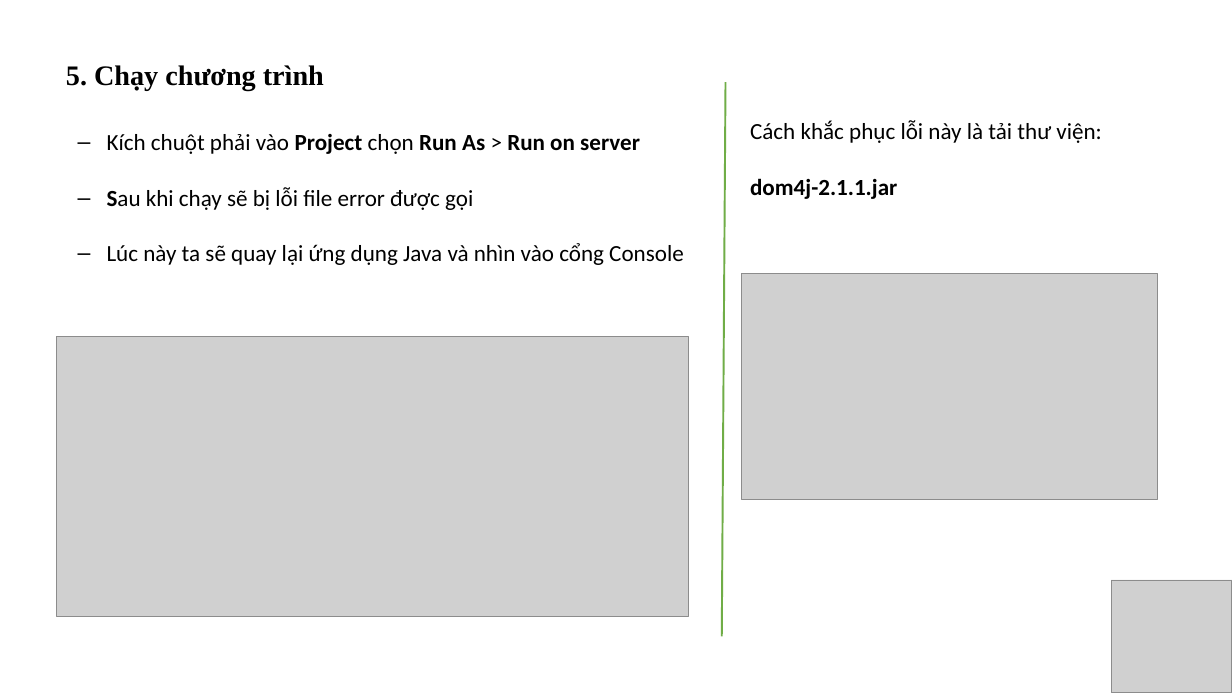
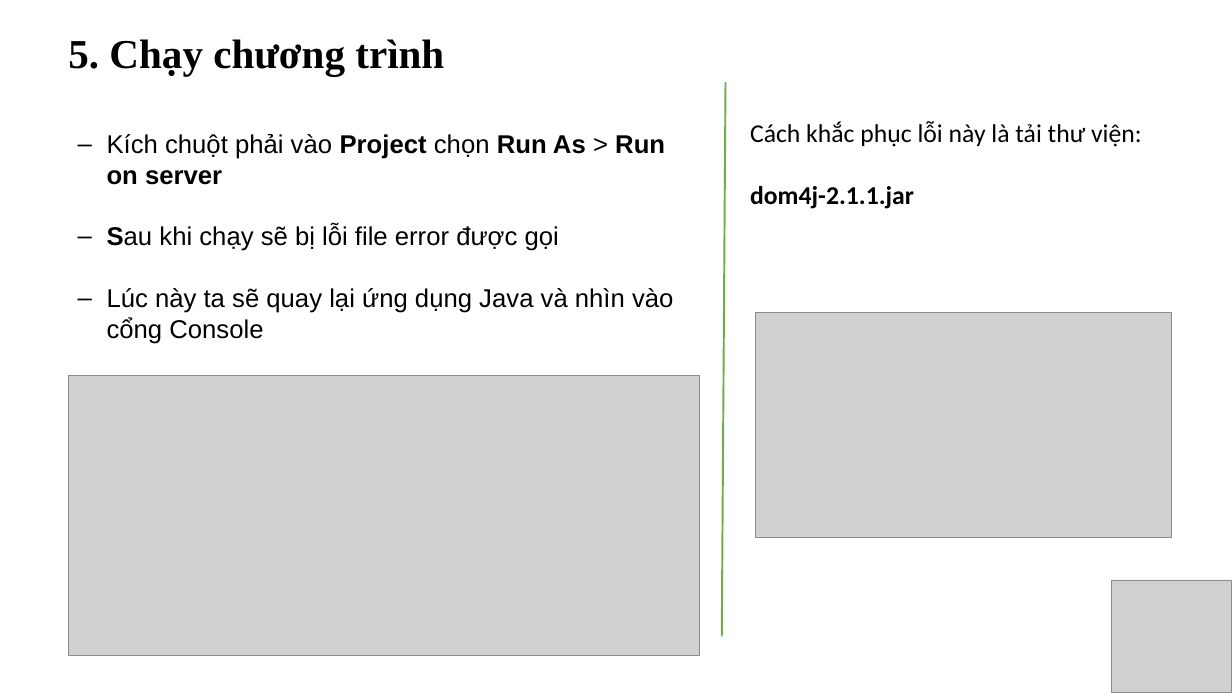
Before and after one commit to Dia2001/jsp-servlet-hibernate-mysql-curd, a slide deck: slide 16 of docs/Hibernate.pptx. Drawn at 1232x693 pixels with LibreOffice and Linux fonts; fonts in the diff are those of the drawing; grey boxes stand for pictures. Boxes give left, top, right and bottom in pixels: in the first picture for what was removed or moved away, otherwise in the second. Text is boxed around its words. In the diff, an @@ line names an element or a change of style, - is before the commit and + after.

```diff
--- a/docs/Hibernate.pptx
+++ b/docs/Hibernate.pptx
@@ text "5. Chạy chương trình": place and size @@
-text "5. Chạy chương trình" at [66, 65, 324, 91]
+text "5. Chạy chương trình" at [68, 39, 444, 75]
@@ text "5. Chạy chương trình" at [68, 39, 444, 75]: size 22 to 32 pt @@
@@ text "Cách khắc phục lỗi này ..." at [750, 121, 1142, 209]: size 18 to 20 pt @@
@@ text "Kích chuột phải vào Project ..." at [107, 134, 673, 344]: size 18 to 20 pt, font Calibri to Arial @@
@@ picture: place and size @@
-picture at [741, 274, 1158, 499]
+picture at [755, 312, 1172, 538]
@@ picture: place and size @@
-picture at [56, 336, 688, 617]
+picture at [68, 375, 700, 656]
```
Also in this commit, not shown: 15 other slides changed, 1 slide added, 3 other files.
